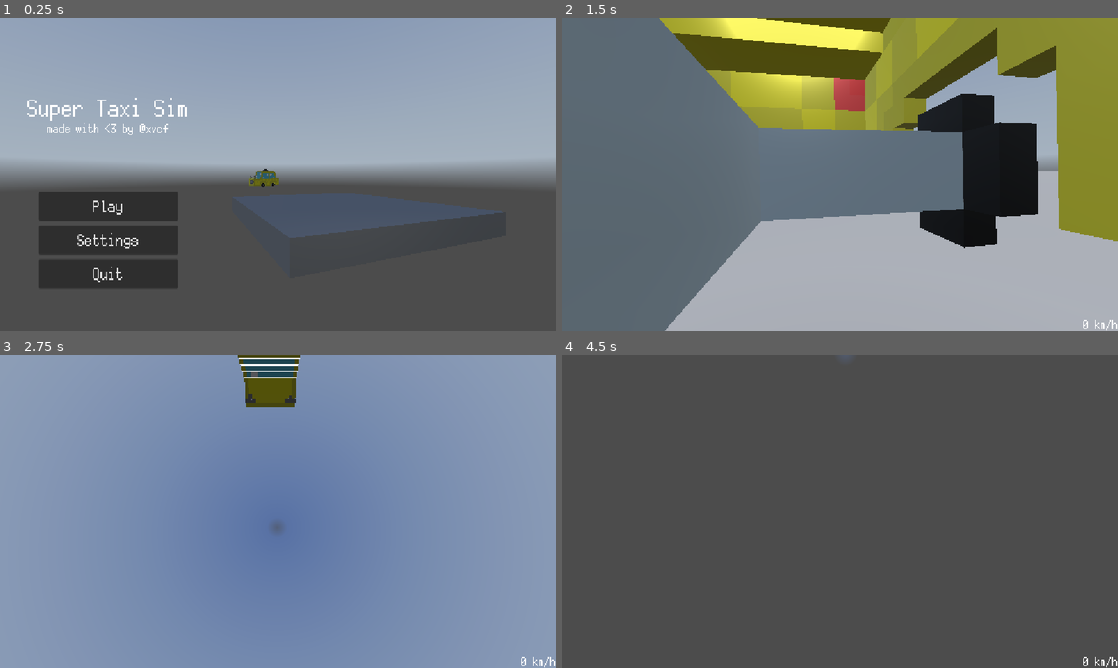
Above: before the commit, frames 1-4 (two rows, left to right).
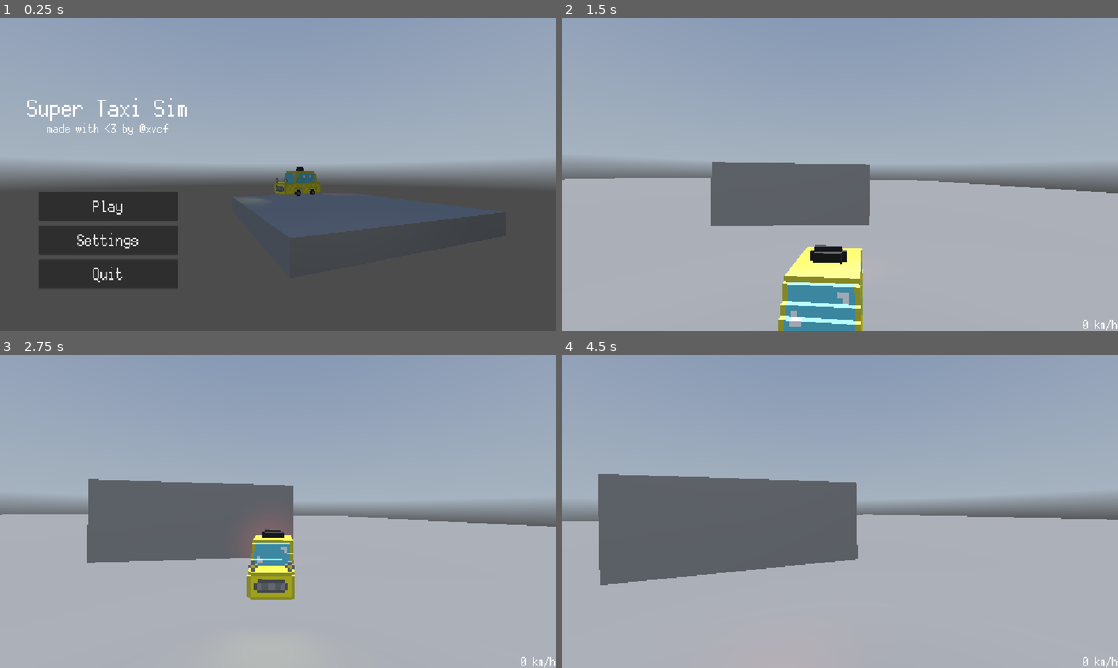
Above: after the commit, the same moments.

Repository: RafaeloxMC/super-taxi-sim
Game: Godot game, scene res://scenes/main_menu.tscn
Two runs of this game, one before a commit and one after it. Both use one fixed random seed, a clock stepped at 60 frames per second and the inputs below. A sky picture missing from this copy of the repository is replaced by a grey-blue gradient.
Inputs:
- Up to frame 1 (0.25 s): no input
- Up to frame 2 (1.5 s): click "Play" at 0.5 s; tap Enter at 1.25 s; hold D (steer_right, bound only after the commit) from 1.28 s (still down); tap Alt at 1.35 s
- Up to frame 3 (2.75 s): release D (steer_right, bound only after the commit) at 2.03 s; hold S (brake) from 2.03 s (still down); tap Shift at 2.1 s
- Up to frame 4 (4.5 s): release S (brake) at 2.78 s; hold D (steer_right, bound only after the commit) 2.78-3.53 s; tap Alt at 2.85, 4.35 s; hold W (accelerate) 3.53-4.28 s; tap Shift at 3.6 s; hold A (steer_left) from 4.28 s (still down)

The runs differ from the first frame. In frame 1, 0.7% of the frame differs, in the area x 44-62%, y 47-59%; in frame 2, 70%; in frame 3, 79%; in frame 4, 100%, in the area x 0-100%, y 0-100%.

Commit message:
Fix movement

Diff:
--- a/project.godot
+++ b/project.godot
@@ -46,7 +46,8 @@
 }
 steer_right={
 "deadzone": 0.2,
-"events": []
+"events": [Object(InputEventKey,"resource_local_to_scene":false,"resource_name":"","device":-1,"window_id":0,"alt_pressed":false,"shift_pressed":false,"ctrl_pressed":false,"meta_pressed":false,"pressed":false,"keycode":0,"physical_keycode":68,"key_label":0,"unicode":100,"location":0,"echo":false,"script":null)
+]
 }
 
 [rendering]
--- a/scenes/world.tscn
+++ b/scenes/world.tscn
@@ -18,7 +18,7 @@
 size = Vector3(11.035828, 5.369995, 1.7154541)
 
 [node name="Taxi" parent="." instance=ExtResource("1_nnsk1")]
-transform = Transform3D(1, 0, 0, 0, 1, 0, 0, 0, 1, -0.68463945, 1.0479698, -0.51555824)
+transform = Transform3D(1, 0, 0, 0, 1, 0, 0, 0, 1, -0.68463945, 3.8051562, -0.51555824)
 
 [node name="DirectionalLight3D" type="DirectionalLight3D" parent="."]
 transform = Transform3D(1, 0, 0, 0, -4.371139e-08, 1, 0, -1, -4.371139e-08, 0, 11.245623, 0)
@@ -28,9 +28,9 @@
 environment = ExtResource("2_rwgxs")
 
 [node name="Camera3D" type="Camera3D" parent="." node_paths=PackedStringArray("target")]
-transform = Transform3D(-1, 1.9517145e-08, -8.521633e-08, 0, 0.9747612, 0.22325012, 8.742278e-08, 0.22325012, -0.9747612, -0.6734619, 2.6687412, -4.529764)
 current = true
 script = ExtResource("3_k0juu")
+offset = Vector3(0, 26.69, 45.3)
 target = NodePath("../Taxi/Car/Model")
 
 [node name="IngameUI" parent="Camera3D" instance=ExtResource("4_71j4m")]
--- a/scripts/taxi.gd
+++ b/scripts/taxi.gd
@@ -1,12 +1,11 @@
 extends RigidBody3D
 
-var sphere_offset = Vector3(0.7, -0.4, 0.5) #Vector3.DOWN
+var sphere_offset = Vector3(0, +0.1, 0)
 var acceleration = 35.0
 var steering = 19.0
 var turn_speed = 4.0
 var turn_stop_limit = 0.75
 var body_tilt = 35
-
 var speed_input = 0
 var turn_input = 0
 
@@ -16,18 +15,20 @@
 @onready var right_wheel = $Car/Model/Wheels/fr
 @onready var left_wheel = $Car/Model/Wheels/fl
 
-#func _ready():
-#	ground_ray.add_exception(self)
+func _ready():
+	lock_rotation = true
 
 func _physics_process(delta):
-	car_mesh.position = position + sphere_offset
+	car_mesh.global_position = global_position + Vector3.UP * sphere_offset.y
+
 	if ground_ray.is_colliding():
 		apply_central_force(-car_mesh.global_transform.basis.z * speed_input)
 
 func _process(delta):
 	if not ground_ray.is_colliding():
 		return
-	speed_input = Input.get_axis("brake", "accelerate") * acceleration
+
+	speed_input = Input.get_axis("accelerate", "brake") * acceleration
 	turn_input = Input.get_axis("steer_right", "steer_left") * deg_to_rad(steering)
 	right_wheel.rotation.y = turn_input
 	left_wheel.rotation.y = turn_input
@@ -36,8 +37,10 @@
 		var new_basis = car_mesh.global_transform.basis.rotated(car_mesh.global_transform.basis.y, turn_input)
 		car_mesh.global_transform.basis = car_mesh.global_transform.basis.slerp(new_basis, turn_speed * delta)
 		car_mesh.global_transform = car_mesh.global_transform.orthonormalized()
+
 		var t = -turn_input * linear_velocity.length() / body_tilt
 		body_mesh.rotation.z = lerp(body_mesh.rotation.z, t, 5.0 * delta)
+
 		if ground_ray.is_colliding():
 			var n = ground_ray.get_collision_normal()
 			var xform = align_with_y(car_mesh.global_transform, n)
@@ -46,5 +49,4 @@
 func align_with_y(xform, new_y):
 	xform.basis.y = new_y
 	xform.basis.x = -xform.basis.z.cross(new_y)
-#	xform.basis = xform.basis.orthonormalized()
 	return xform.orthonormalized()
